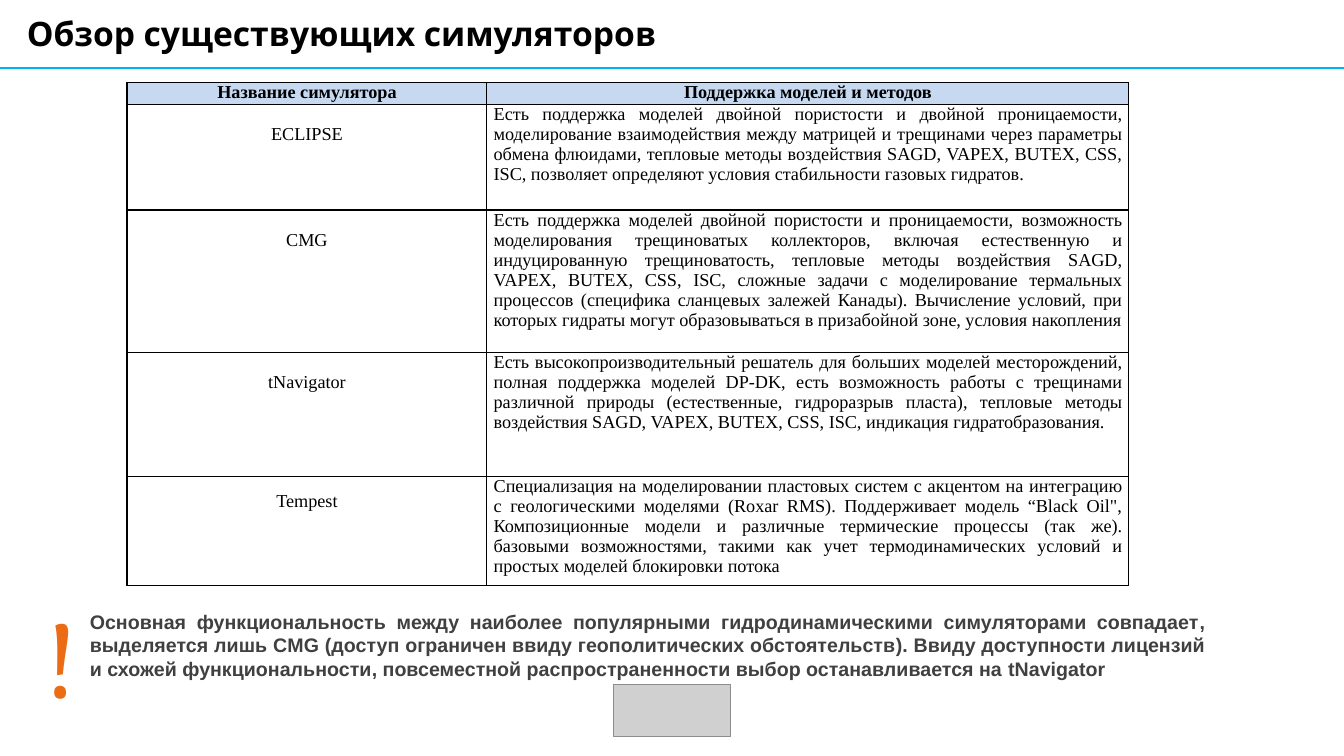
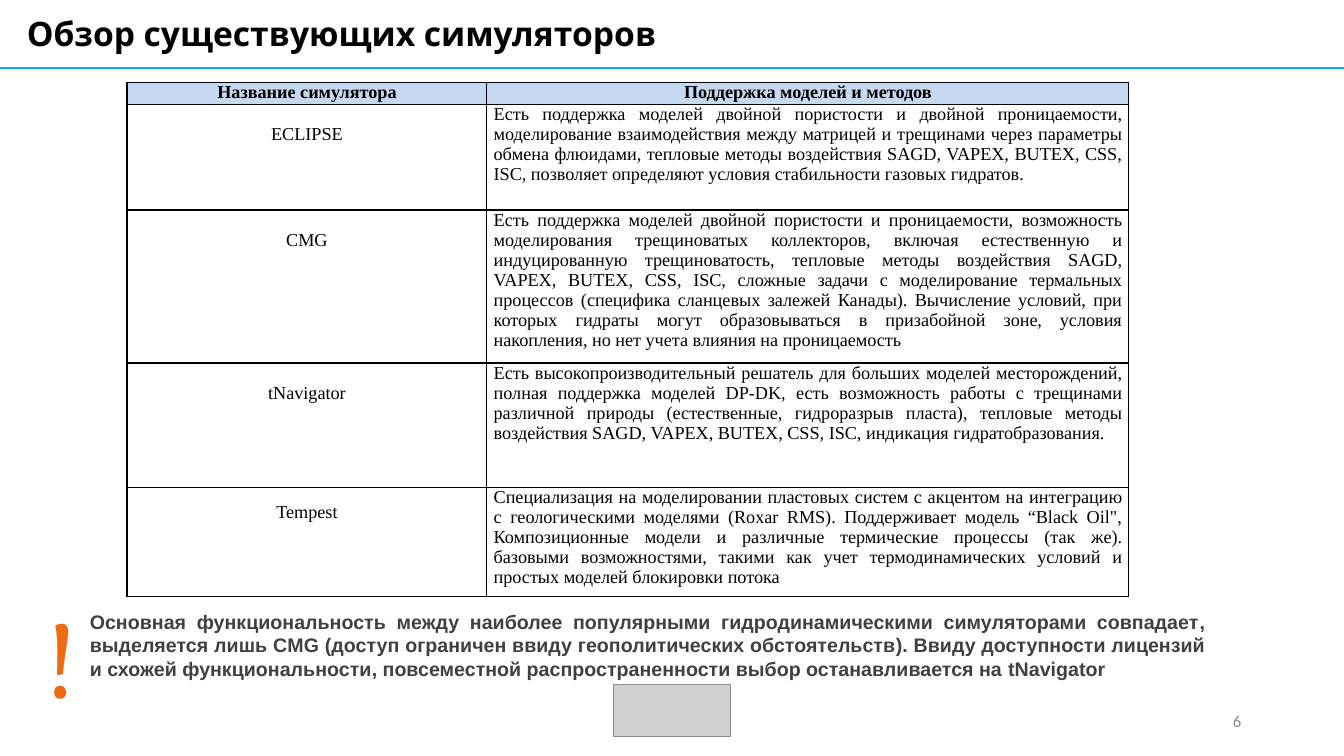
Before and after one commit to AlxndrKlbk/PhD_scriptorium, a slide deck: slide 6 of my_articles/3_course/автореферат/Kolbeko_AB.pptx. Drawn at 1344x756 pixels with LibreOffice and Linux fonts; fonts in the diff are those of the drawing; grey boxes stand for pictures. Boxes give left, top, right and bottom in pixels: in the first picture for what was removed or moved away, otherwise in the second. Text is boxed around its words. In the diff, an @@ line names an element or a change of style, - is before the commit and + after.

```diff
--- a/my_articles/3_course/автореферат/Kolbeko_AB.pptx
+++ b/my_articles/3_course/автореферат/Kolbeko_AB.pptx
@@ table at [127, 83, 1129, 597] @@
-row 3, column 2: Есть поддержка моделей двойной пористости и проницаемости, возможность моделирования трещиноватых коллекторов, включая естественную и индуцированную трещиноватость, тепловые методы воздействия SAGD, VAPEX, BUTEX, CSS, ISC, сложные задачи с моделирование термальных процессов (специфика сланцевых залежей Канады). Вычисление условий, при которых гидраты могут образовываться в призабойной зоне, условия накопления
+row 3, column 2: Есть поддержка моделей двойной пористости и проницаемости, возможность моделирования трещиноватых коллекторов, включая естественную и индуцированную трещиноватость, тепловые методы воздействия SAGD, VAPEX, BUTEX, CSS, ISC, сложные задачи с моделирование термальных процессов (специфика сланцевых залежей Канады). Вычисление условий, при которых гидраты могут образовываться в призабойной зоне, условия накопления, но нет учета влияния на проницаемость
@@ page number added at [1233, 716, 1241, 727], 12 pt, text #8C8C8C @@
+6
```
Also in this commit, not shown: 23 other slides changed, 2 other files.
